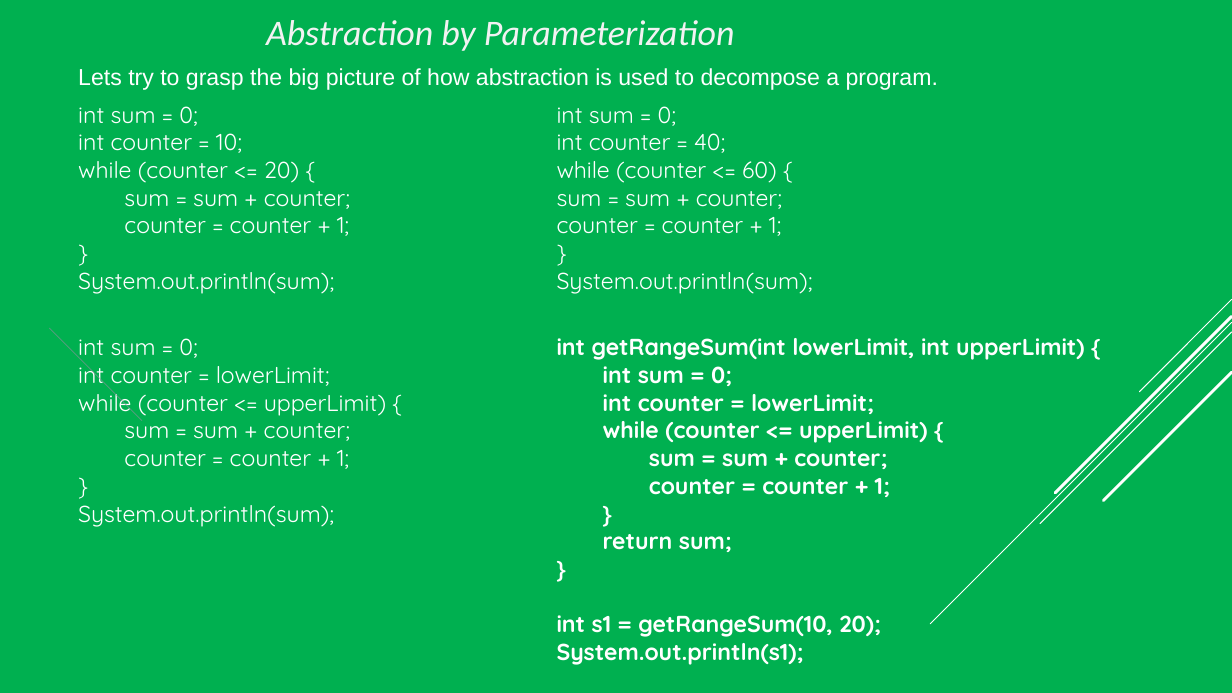
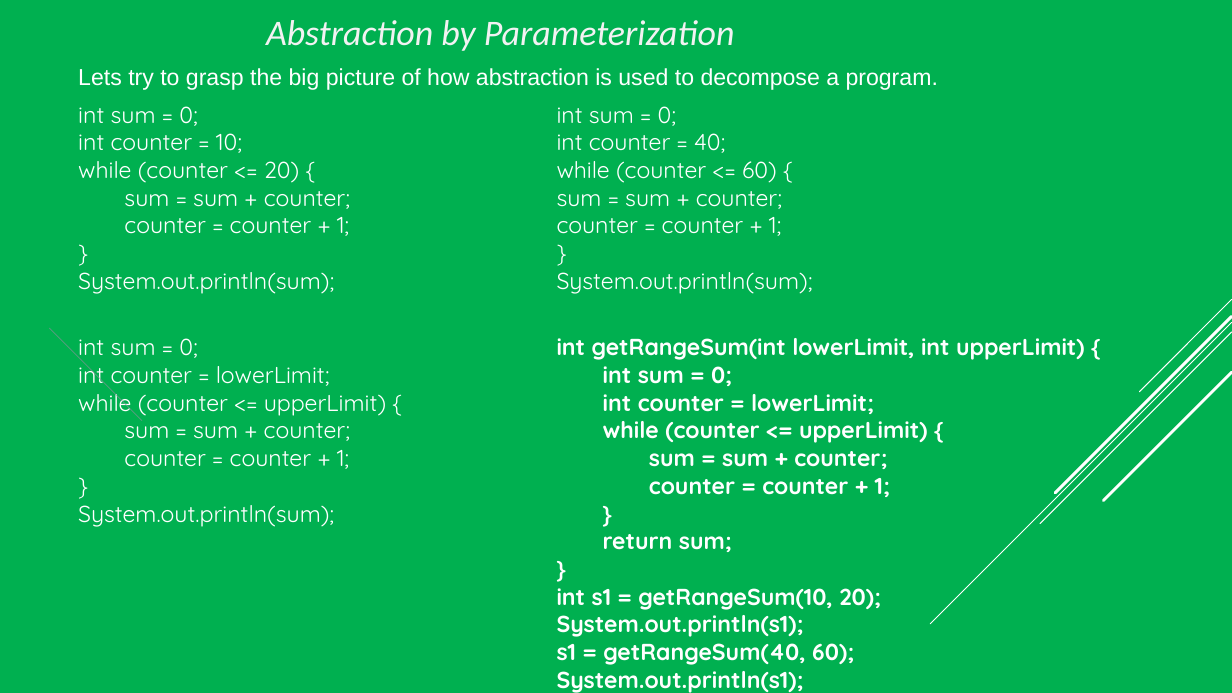
Before and after one commit to VeerababuK/Core-Java, a slide deck: slide 37 of Core java.pptx. Drawn at 1232x693 pixels with LibreOffice and Linux fonts; fonts in the diff are those of the drawing. Boxes give left, top, right and bottom in pixels: in the first picture for what was removed or moved away, otherwise in the second. Text is boxed around its words. In the diff, an @@ line names an element or a change of style, - is before the commit and + after.

```diff
--- a/Core java.pptx
+++ b/Core java.pptx
@@ text at (557,636,854,693): paragraphs added @@
+s1 = getRangeSum(40, 60);
+System.out.println(s1);
```
Also in this commit, not shown: 7 other slides changed, 17 other files.
